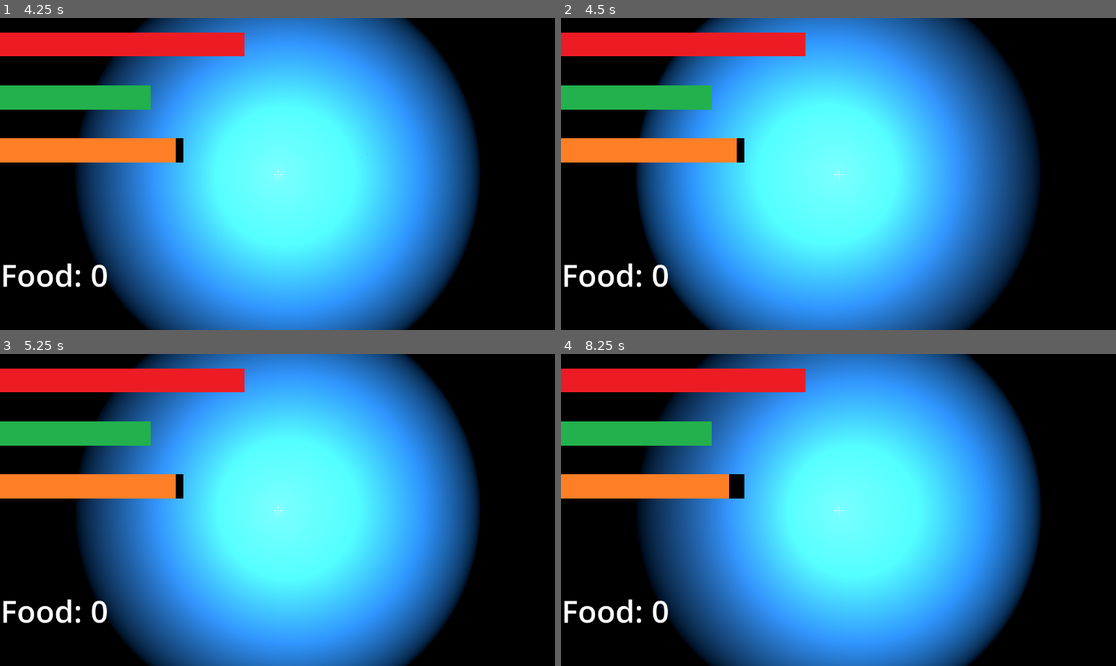
Above: before the commit, frames 1-4 (two rows, left to right).
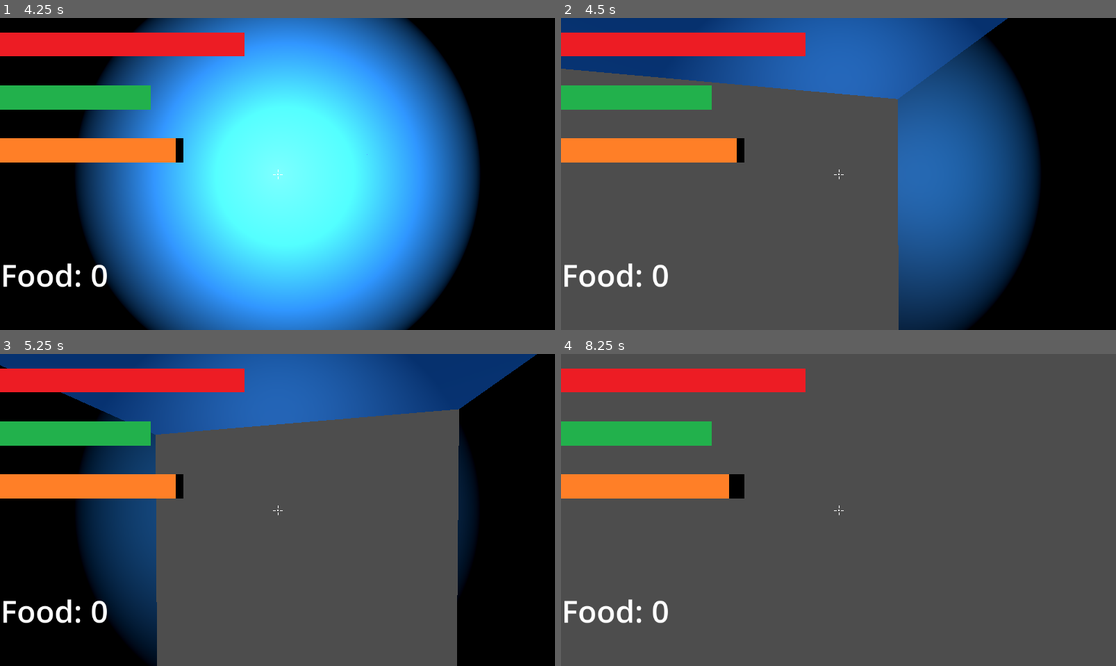
Above: after the commit, the same moments.

Repository: CrimsonGhost5/MedievalGame-Godot
Game: Godot game, scene res://Levels/LevelHandler/scene_switcher.tscn
Two runs of this game, one before a commit and one after it. Both use one fixed random seed, a clock stepped at 60 frames per second and the inputs below. This scene is started directly instead of the project's main scene.
Inputs (mouse positions are in pixels of both pictures, inside the frame that each line leads up to):
- Up to frame 1 (4.25 s): tap Enter at 0.5, 2.75 s; move the mouse to (271, 180) at 0.52 s; hold W (up) 0.53-2.78 s; tap Ctrl (crouch) at 0.6 s; move the mouse to (316, 177) at 1.27 s; tap R (eat) at 1.35 s; tap Space at 2, 3.5 s; move the mouse to (233, 170) at 2.02 s; tap E (interact) at 2.1 s; move the mouse to (283, 174) at 2.77 s; hold A (left) 2.78-3.53 s; tap Shift (sprint) at 2.85 s; move the mouse to (255, 167) at 3.52 s; hold W (up) from 3.53 s (still down); tap F (throw) at 3.6 s
- Up to frame 2 (4.5 s): keep holding W (up); move the mouse to (866, 174) at 4.27 s; tap Ctrl (crouch) at 4.35 s
- Up to frame 3 (5.25 s): keep holding W (up); tap Enter at 5 s; move the mouse to (249, 510) at 5.02 s; tap R (eat) at 5.1 s
- Up to frame 4 (8.25 s): tap Space at 5.75 s; move the mouse to (849, 503) at 5.77 s; release W (up) at 5.78 s; hold D (right) 5.78-6.53 s; tap E (interact) at 5.85 s; move the mouse to (832, 516) at 6.52 s; hold Shift (sprint) 6.53-7.28 s; hold W (up) from 6.53 s (still down); move the mouse to (877, 513) at 7.27 s; tap F (throw) at 7.35 s; move the mouse to (794, 506) at 8.02 s; tap Ctrl (crouch) at 8.1 s

Frame 1 is identical in both runs. In frame 2, 67% of the frame differs, in the area x 0-81%, y 0-100%; in frame 3, 62%; in frame 4, 92%, in the area x 0-100%, y 0-100%.

Commit message:
made a wall + materials

Diff:
--- a/GameFolder/Levels/Maze_1.tscn
+++ b/GameFolder/Levels/Maze_1.tscn
@@ -14,6 +14,11 @@
 [ext_resource type="PackedScene" uid="uid://cur5tucp5sp28" path="res://Interactables/next_level.tscn" id="11_q1yaw"]
 [ext_resource type="PackedScene" uid="uid://xeqfw356wo8k" path="res://Levels/stairs.tscn" id="12_vv3pg"]
 [ext_resource type="PackedScene" uid="uid://vxswb5r75j0w" path="res://Interactables/exit_level.tscn" id="13_oqkef"]
+[ext_resource type="ArrayMesh" uid="uid://dkxk8u5qsab7d" path="res://3D_assets/boneWall_godot.obj" id="15_swoll"]
+[ext_resource type="Texture2D" uid="uid://bq4qkiiugtoyj" path="res://3D_assets/textures/standardSurface1_BaseColor.1001.png" id="16_wlfnc"]
+[ext_resource type="Texture2D" uid="uid://bcga6xwf4e3tl" path="res://3D_assets/textures/standardSurface1_Metallic.1001.png" id="17_duog2"]
+[ext_resource type="Texture2D" uid="uid://cu17xkw6paexu" path="res://3D_assets/textures/standardSurface1_Normal.1001.png" id="18_ueaco"]
+[ext_resource type="Texture2D" uid="uid://dpb8n45iehbyd" path="res://3D_assets/textures/standardSurface1_Roughness.1001.png" id="19_q1yaw"]
 
 [sub_resource type="NavigationMesh" id="NavigationMesh_r72c7"]
 vertices = PackedVector3Array(-34.5, 0.017499924, -4, -31.5, 0.017499924, -4, -31.25, 0.017499924, -6.5, -34.75, 0.0174 …(6581 unchanged characters)…
@@ -24,6 +29,17 @@
 
 [sub_resource type="StandardMaterial3D" id="StandardMaterial3D_wjw84"]
 albedo_color = Color(0.5890956, 0.5890956, 0.5890956, 1)
+
+[sub_resource type="StandardMaterial3D" id="StandardMaterial3D_vv3pg"]
+albedo_texture = ExtResource("16_wlfnc")
+metallic = 1.0
+metallic_texture = ExtResource("17_duog2")
+roughness_texture = ExtResource("19_q1yaw")
+normal_enabled = true
+normal_texture = ExtResource("18_ueaco")
+
+[sub_resource type="ConcavePolygonShape3D" id="ConcavePolygonShape3D_oqkef"]
+data = PackedVector3Array(0, 200, 0, -200, 200, 0, 0, 400, 0, 0, 400, 0, -200, 200, 0, -200, 400, 0, 0, 200, 0, 0, 400, 0, 200, 200, 0, 200, 200, 0, 0, 400, 0, 200, 400, 0, 0, 0, 0, -200, 0, 0, 0, 200, 0, 0, 200, 0, -200, 0, 0, -200, 200, 0, 0, 200, 0, 200, 200, 0, 0, 0, 0, 0, 0, 0, 200, 200, 0, 200, 0, 0)
 
 [node name="Maze1" type="Node3D" unique_id=829500125]
 script = ExtResource("1_k33jf")
@@ -473,4 +489,14 @@
 transform = Transform3D(1, 0, 0, 0, -0.065525025, -0.9978509, 0, 0.9978509, -0.065525025, 0, 0, 0)
 light_energy = 0.15
 
+[node name="boneWall" type="MeshInstance3D" parent="." unique_id=1805372916]
+transform = Transform3D(-4.3711387e-10, 0, -0.01, 0, 0.01, 0, 0.01, 0, -4.3711387e-10, 12, 0, -8)
+mesh = ExtResource("15_swoll")
+surface_material_override/0 = SubResource("StandardMaterial3D_vv3pg")
+
+[node name="StaticBody3D" type="StaticBody3D" parent="boneWall" unique_id=296996120]
+
+[node name="CollisionShape3D" type="CollisionShape3D" parent="boneWall/StaticBody3D" unique_id=1899611644]
+shape = SubResource("ConcavePolygonShape3D_oqkef")
+
 [connection signal="level_changed" from="." to="NextLevel" method="_on_level_layout_level_changed"]
Binary file added: GameFolder/3D_assets/boneWallTest_godot.fbx
Not shown, added: GameFolder/3D_assets/boneWallTest_godot.fbx.import
Not shown, added: GameFolder/3D_assets/boneWall_godot.obj
Not shown, added: GameFolder/3D_assets/boneWall_godot.obj.import
Binary file added: GameFolder/3D_assets/textures/standardSurface1_BaseColor.1001.png
Not shown, added: GameFolder/3D_assets/textures/standardSurface1_BaseColor.1001.png.import
Binary file added: GameFolder/3D_assets/textures/standardSurface1_Height.1001.png
Not shown, added: GameFolder/3D_assets/textures/standardSurface1_Height.1001.png.import
Binary file added: GameFolder/3D_assets/textures/standardSurface1_Metallic.1001.png
Not shown, added: GameFolder/3D_assets/textures/standardSurface1_Metallic.1001.png.import
Binary file added: GameFolder/3D_assets/textures/standardSurface1_Normal.1001.png
Not shown, added: GameFolder/3D_assets/textures/standardSurface1_Normal.1001.png.import
(and 2 more such lines)
